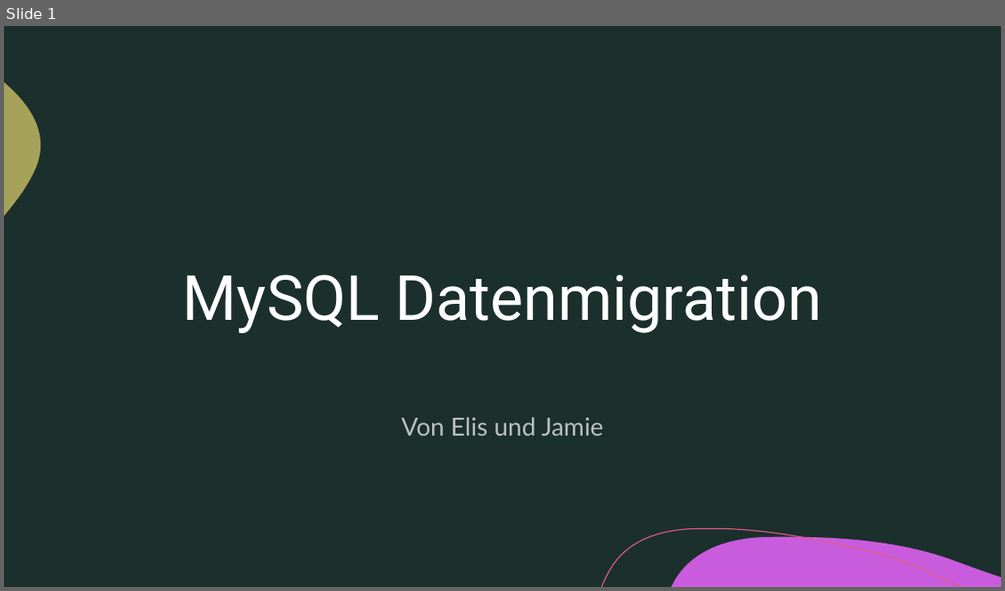
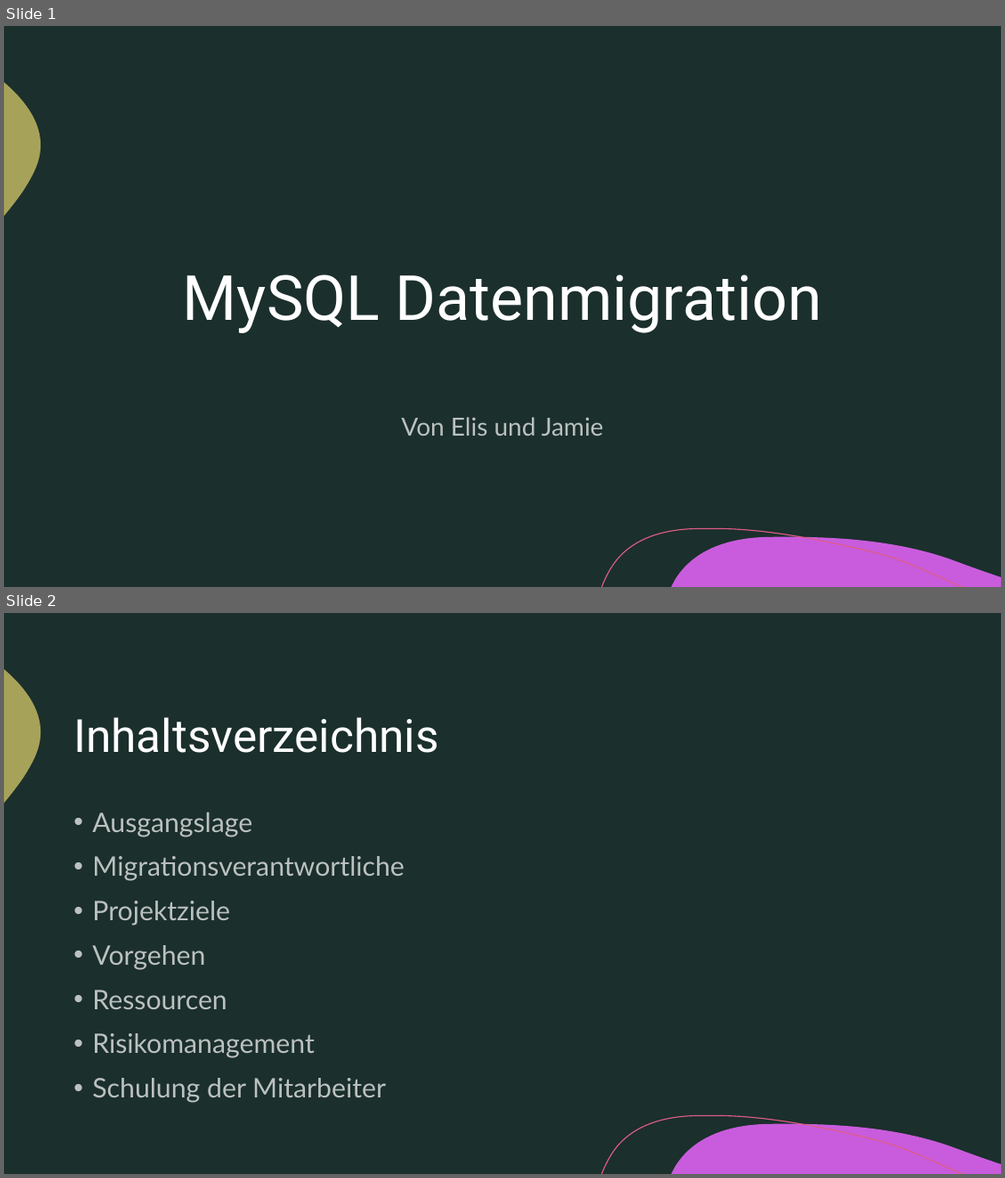
Before and after one commit to phonkd/gibb, a slide deck: 158/docs/MySQLDatenmigration.pptm. Shown one above the other, each under a label of ours: slide 1 before the commit, slides 1 and 2 after it. The pictures are 1005x591 and 1005x1178 pixels, drawn with LibreOffice and Linux fonts; fonts in the diff are those of the drawing. Boxes give left, top, right and bottom in pixels: in the first picture for what was removed or moved away, otherwise in the second. Text is boxed around its words. In the diff, an @@ line names an element or a change of style, - is before the commit and + after.

```diff
--- a/158/docs/MySQLDatenmigration.pptm
+++ b/158/docs/MySQLDatenmigration.pptm
@@ slide 2 added at (x1=4, y1=613, x2=1001, y2=1174), background #1B2F2C; not listed: 3 template elements that a slide beside it also shows @@
@@ title added at (x1=73, y1=717, x2=438, y2=753), 44 pt, text #FFFFFF @@
+Inhaltsverzeichnis
@@ text added at (x1=92, y1=811, x2=404, y2=1103), 25.9 pt, text #FFFFFF at 70% opacity @@
+• Ausgangslage
+• Migrationsverantwortliche
+• Projektziele
+• Vorgehen
+• Ressourcen
+• Risikomanagement
+• Schulung der Mitarbeiter
```
Also in this commit, not shown: 12 other slides added, 3 other files.
